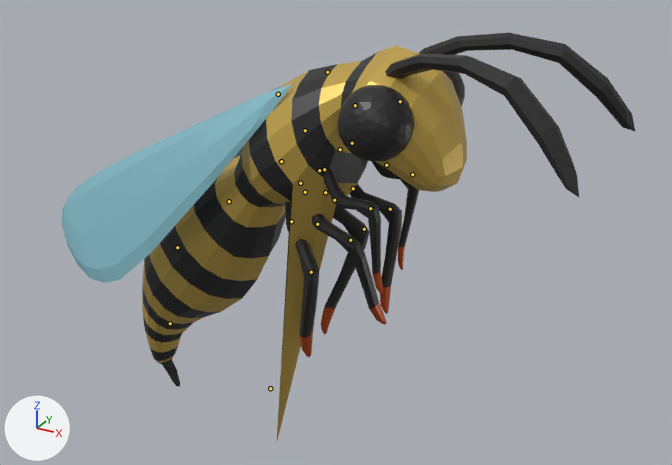
The glTF model assets/models/bundle/models-monsters/q_wasp.glb as it was, and as the next commit left it.
One viewpoint serves both versions: a 50 mm lens placed at (3.38, -5.16, 4.54), pointed at (0.47, 0.13, 1.9). Arrows for +X, +Y and +Z are at lower left; the lights stay in place. The first picture is the older version. Both versions are drawn at frame 6 of the action 'WaspArmature|Wasp_Attack'; the numbers are the values there. The bones that change, and the others that lie on the model, are drawn over the model as lines.

Names of what the first picture shows: 'Wasp'.
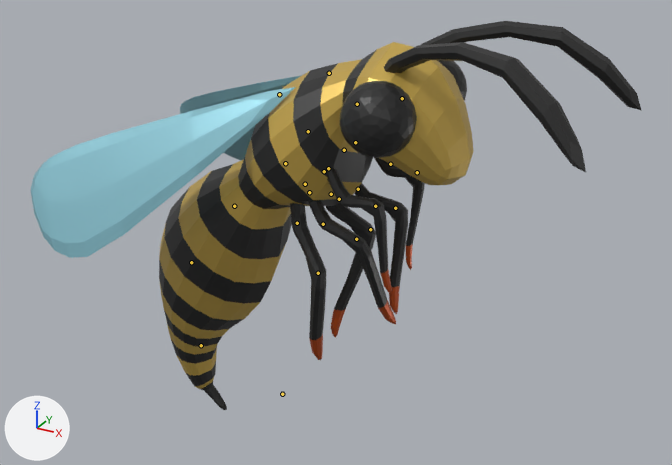
Where the change shows, as pixel boxes (x1, y1, x2, y2) in the pictures (672 x 465 px):
'Wasp', posed (6% wider)
    before: (61, 32, 635, 440)
    after: (31, 21, 641, 410)
bone 'Body', root to tip
    before: (270, 388) to (270, 386)
    after: (282, 394) to (282, 391)
bone 'Head', root to tip
    before: (400, 101) to (400, 102)
    after: (402, 98) to (402, 99)
bone 'Wing.R', root to tip
    before: (278, 94) to (277, 94)
    after: (279, 94) to (278, 95)
bone 'Wing.L', root to tip
    before: (327, 72) to (327, 72)
    after: (329, 73) to (328, 73)
bone 'Abdomen2', root to tip
    before: (229, 201) to (228, 202)
    after: (234, 206) to (234, 206)
bone 'Abdomen3', root to tip
    before: (177, 247) to (177, 248)
    after: (191, 262) to (191, 263)
bone 'Sting', root to tip
    before: (170, 323) to (170, 324)
    after: (201, 345) to (201, 346)

What the commit changed:
Bone 'Body' (bone_body) moves from (0.0, 0.00026, 0.00242) to (0.0, 0.00011, 0.00134).
Bone 'Body' (bone_body) turns from (-5, 0, 0) to (-3, 0, 0) degrees about its own x, y and z.
Bone 'Head' (bone_head) turns from (-16, 0, 0) to (-13, 0, 0) degrees about its own x, y and z.
Bone 'Wing.R' (bone_wing_r) turns from (12, 18, 69) to (11, 19, 56) degrees about its own x, y and z.
Bone 'Wing.L' (bone_wing_l) turns from (-12, -17, 69) to (-12, -19, 57) degrees about its own x, y and z.
Bone 'Abdomen2' (bone_abdomen2) turns from (19, -1, -2) to (13, -1, -2) degrees about its own x, y and z.
Bone 'Abdomen3' (bone_abdomen3) turns from (20, 1, -1) to (14, 1, -1) degrees about its own x, y and z.
Bone 'Sting' (bone_sting) turns from (-5, 1, 1) to (-1, 1, 1) degrees about its own x, y and z.
